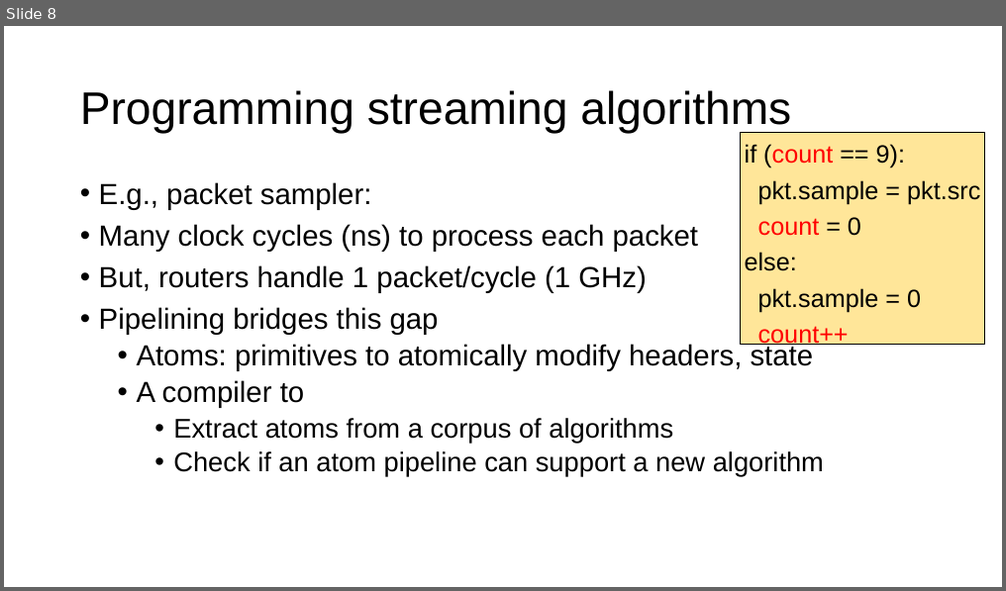
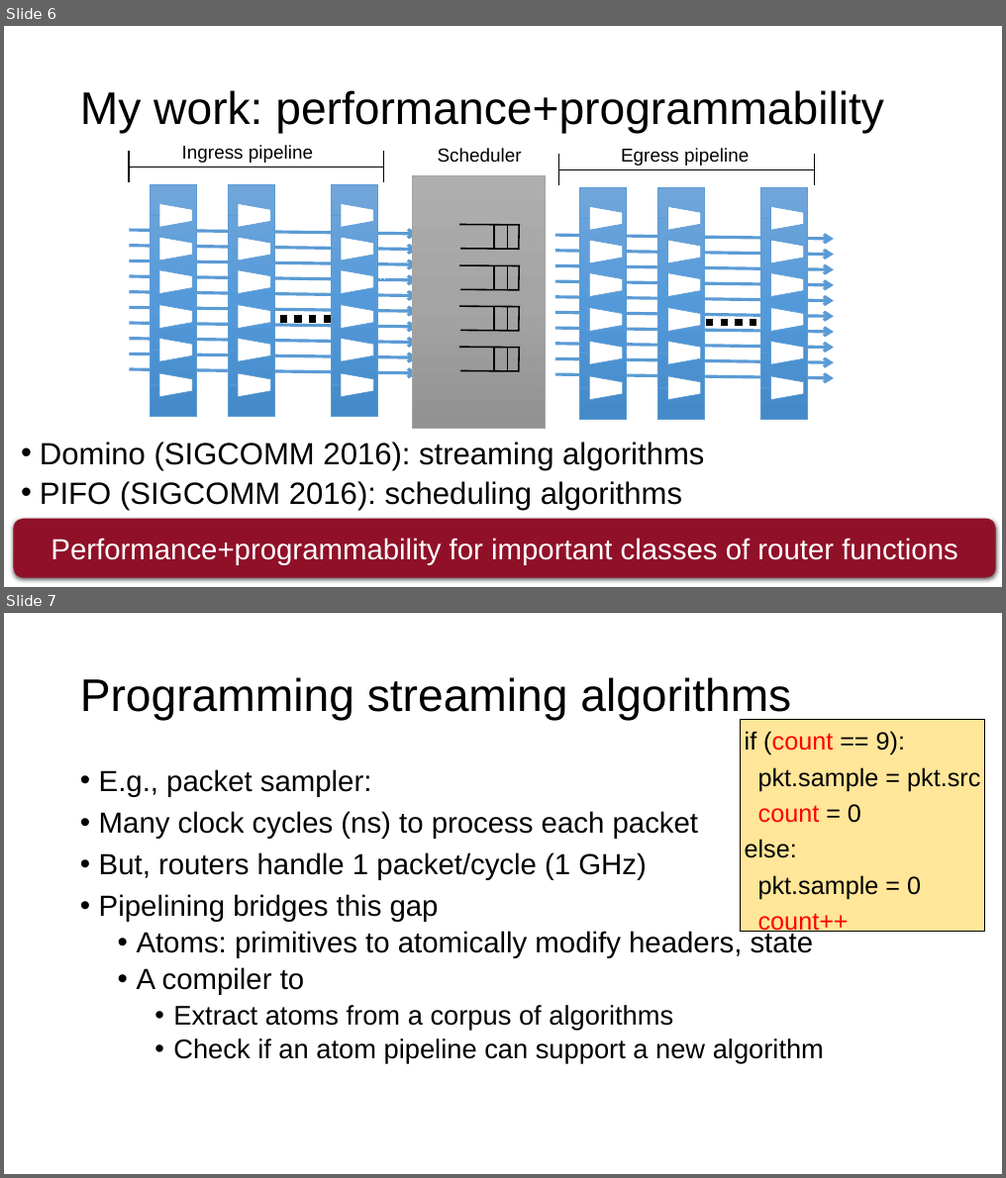
Before and after one commit to anirudhSK/pifo-domino-marple-ppts, a slide deck: combined_domino_pifo.pptx. Shown one above the other, each under a label of ours: slide 8 before the commit, slides 6 and 7 after it. The pictures are 1006x591 and 1006x1178 pixels, drawn with LibreOffice and Linux fonts; fonts in the diff are those of the drawing. Boxes give left, top, right and bottom in pixels: in the first picture for what was removed or moved away, otherwise in the second. Text is boxed around its words. In the diff, an @@ line names an element or a change of style, - is before the commit and + after.

```diff
--- a/combined_domino_pifo.pptx
+++ b/combined_domino_pifo.pptx
@@ slide 6 added at [4,26,1002,587], background #FFFFFF @@
@@ title added at [80,90,884,134], 44 pt, text #000000 @@
+My work: performance+programmability
@@ group added at [129,145,834,429]: 60 lines, 36 trapezoids, 20 arrows, 7 rectangles, 4 freeform shapes, 3 texts @@
+Scheduler
+Ingress pipeline
+Egress pipeline
@@ text added at [40,442,704,511], 29.6 pt, text #000000 @@
+• Domino (SIGCOMM 2016): streaming algorithms
+• PIFO (SIGCOMM 2016): scheduling algorithms
@@ rounded rectangle added at [13,519,995,577], fill #901028, 28 pt, text #FFFFFF @@
+Performance+programmability for important classes of router functions
@@ what was slide 8 is now slide 7 @@
```
Also in this commit, not shown: 2 slides removed.
